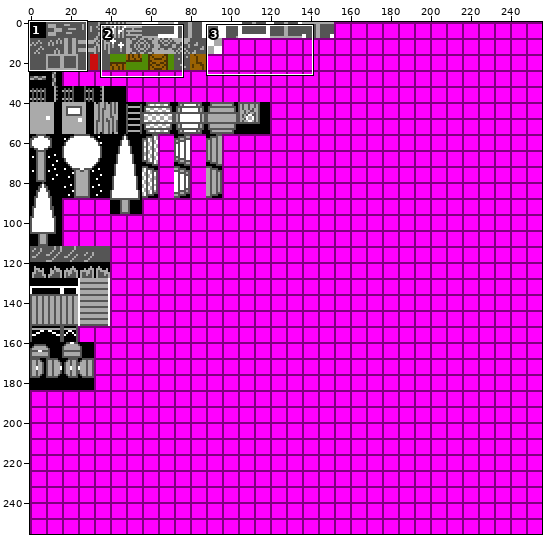
Edited in one commit: sprite sheet (res/Tiles/tile_sheet.png). Above, an overview of the earlier version with the close-up marked.
Close-up. The starting point:
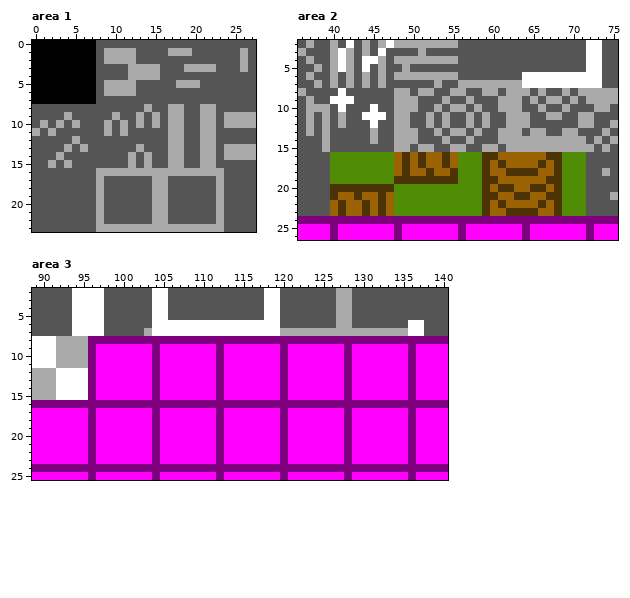
The file is 256x256 pixels. Colours within 5 levels of each other are drawn and written as one. Shown: area 1: x 0..27, y 0..23; area 2: x 36..75, y 2..26; area 3: x 89..140, y 2..25.
The result:
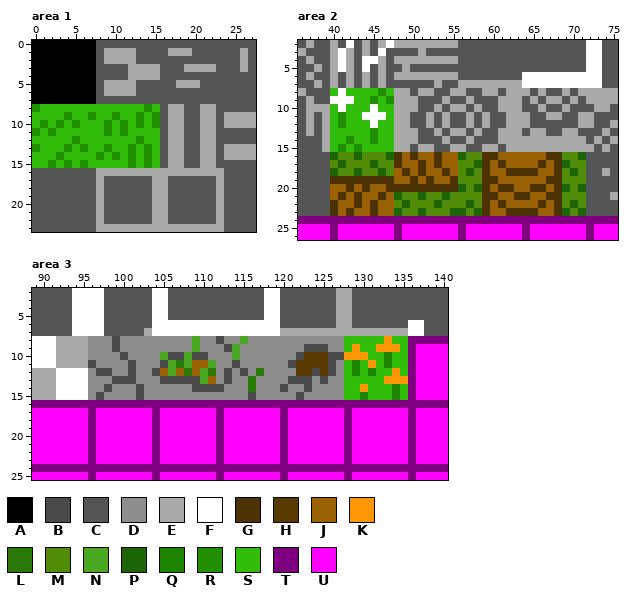
Palette (. is transparent): A #000000  B #4a4a4a  C #555555  D #8e8e8e  E #aaaaaa  F #ffffff  G #4d3203  H #5a3901  J #9a6202  K #ff9603  L #2a7908  M #508c06  N #49a721  P #1b6506  Q #1d8401  R #209001  S #32bd0b  T #7f007f  U #ff00ff
Change:
Area 1:
y 8: x 0..15 CCCCCCCCCCCCCCEC -> RSSSSSSSSSSSSSRS
y 9: x 0..15 CCCCECCCCCECCECE -> SSSSRSSRSSRSSRSR
y 10: x 0..15 CECECECCCECECECE -> SRSRSRSSSRSRSRSR
y 11: x 0..15 ECECCCCCCECECCCC -> RSRSSSSSSRSRSSSS
y 12: x 0..15 CCCCCECCCCCCCCCC -> SSSSSRSSSSSSSRSS
y 13: x 0..15 CCCCECECCCCCCECC -> RSSSRSRSSRSSRSRS
y 14: x 0..15 CCCECCCCCCCCECEC -> SSSRSSSSRSRSRSRS
y 15: x 0..15 CCECECCCCCCCECEC -> SSRSRSRSSSSSRSRS
Area 2:
y 8: x 40 C -> S; x 42..47 CCCCCC -> SSSSRS
y 9: x 43..47 CCCCC -> SSRSR
y 10: x 40 C -> S; x 42..44 CCC -> SSS; x 46..47 CC -> SS
y 11: x 40..43 CECC -> SRSS; x 47 C -> S
y 12: x 40..44 CECCC -> SRSSS; x 46..47 CC -> SS
y 13: x 40..47 CCCCCECC -> SSSSSRSS
y 14: x 40..47 CCCCCECC -> SSRSSRSS
y 15: x 40..47 CCCCCCCC -> SRSRSSSS
y 16: x 40 M -> P; x 43 M -> P; x 47..51 MJGJG -> PGJGJ; x 53..54 JG -> GJ; x 56 M -> P; x 71 M -> P
y 17: x 41 M -> P; x 45 M -> P; x 48..49 JG -> GJ; x 53..54 JG -> GJ; x 58 M -> P; x 69 M -> P
y 18: x 40 M -> P; x 43 M -> P; x 46 M -> P; x 51..52 JG -> GJ; x 54..55 JG -> GJ; x 57 M -> P; x 70 M -> P
y 19: x 40..49 MMMMMMMMGG -> GGGGGGGGJJ; x 51 G -> J; x 53..54 GG -> JJ
y 20: x 40..41 GG -> JJ; x 43 G -> J; x 45..46 GG -> JJ; x 48..56 MMMMMMMMM -> GGGGGGGGP; x 58 M -> P; x 69 M -> P; x 71 M -> P
y 21: x 40..41 GJ -> JG; x 48 M -> P; x 51 M -> P; x 54 M -> P
y 22: x 40..41 JG -> GJ; x 43..46 JGJG -> GJGJ; x 49 M -> P; x 53 M -> P; x 57 M -> P; x 70 M -> P
y 23: x 40..42 JGJ -> GJG; x 44..46 GJG -> JGJ; x 48 M -> P; x 51 M -> P; x 55..56 MM -> PP; x 58 M -> P; x 69 M -> P; x 71 M -> P
Area 3:
y 8: x 96..135 TTTTTTTTTTTTTTTTTTTTTTTTTTTTTTTTTTTTTTTT -> DDDBDDDDDDDDDNDDBDDNDDDDDDDDDDDDSSSSSKSS
y 9: x 96..135 TUUUUUUUTUUUUUUUTUUUUUUUTUUUUUUUTUUUUUUU -> DDDBDDDDDDDDDNDDDBNDDDDDDDDBBBDDSKSSKKKS
y 10: x 96..135 TUUUUUUUTUUUUUUUTUUUUUUUTUUUUUUUTUUUUUUU -> DDDDBDDDDNBBNBBDDDNDDDDDDDBHHHBBKKKSSQSS
y 11: x 96..135 TUUUUUUUTUUUUUUUTUUUUUUUTUUUUUUUTUUUUUUU -> BDDDDBDDDBNLNJJNDDBDDDDDDBHHHHBDSQSKSQSS
y 12: x 96..135 TUUUUUUUTUUUUUUUTUUUUUUUTUUUUUUUTUUUUUUU -> DBBDDBDDBJNJLJNLDBDBDLDDDDHHBHBDSQSQSSKS
y 13: x 96..135 TUUUUUUUTUUUUUUUTUUUUUUUTUUUUUUUTUUUUUUU -> DDDBBBDDDBBBBBNJDBDDLDDDDBBBDBDDSSSSSKKK
y 14: x 96..135 TUUUUUUUTUUUUUUUTUUUUUUUTUUUUUUUTUUUUUUU -> DDBDDDBDDDDDDBBBBDDDLDDDBDDBDDDDSSKSSSQS
y 15: x 96..135 TUUUUUUUTUUUUUUUTUUUUUUUTUUUUUUUTUUUUUUU -> DBDDDDBDDDDDDDDDDDDDBDDDDDBDDDDDSSQSSSQS
Boxes around the changes in both close-ups, in picture pixels (x1, y1, x2, y2):
changed: (32, 104, 160, 168)
changed: (330, 88, 482, 216)
changed: (562, 152, 586, 216)
changed: (88, 336, 408, 400)
